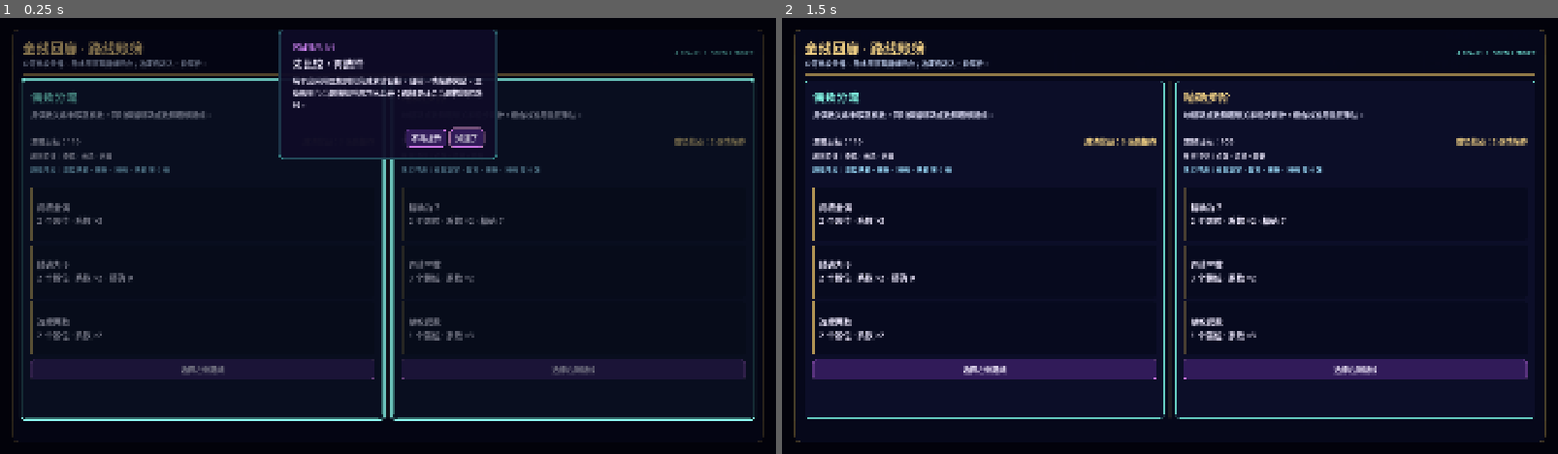
Above: before the commit, frames 1-2 (left to right).
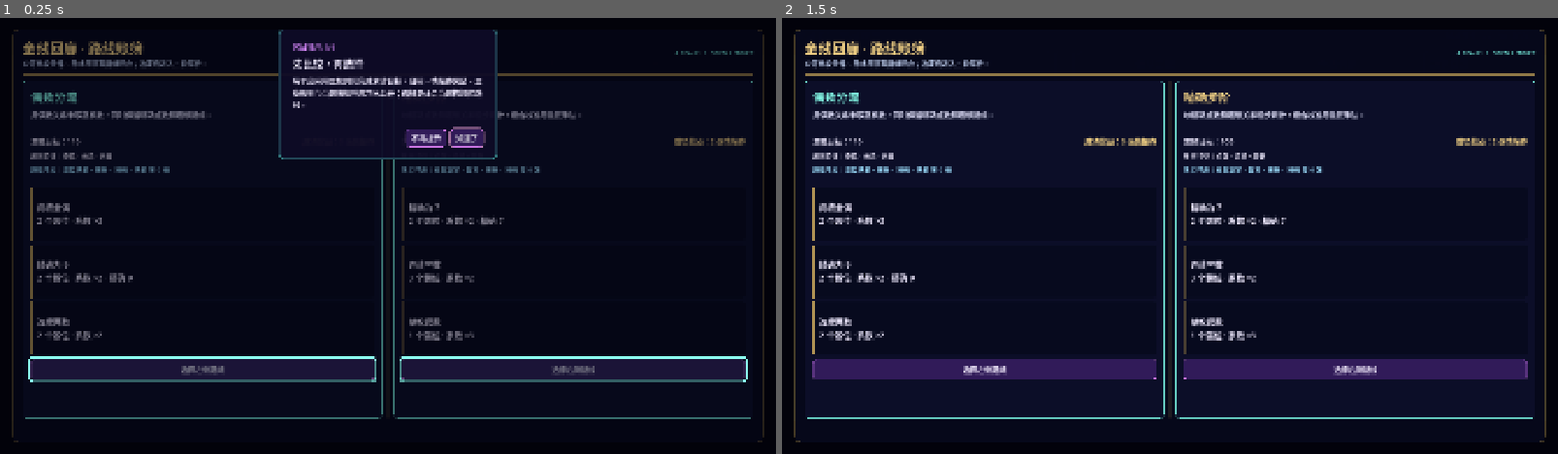
Above: after the commit, the same moments.

Repository: ljq0421/ProjectJoker
Game: Godot game, scene res://scenes/run/gold_corridor_run_screen.tscn
The game is run twice, just before and just after one commit, with the same random seed, the same clock (stepped at 60 frames per second) and the same inputs. This scene is started directly instead of the project's main scene.
Inputs:
- Up to frame 1 (0.25 s): no input
- Up to frame 2 (1.5 s): click "不再提示" at 0.5 s; click "重看引导" at 1.25 s

The runs differ from the first frame. In frame 1, 2.9% of the frame differs, in the area x 2-98%, y 13-93%; in frame 2, nothing differs.

Commit message:
test: verify gold corridor guide layout

Diff:
--- a/scripts/ui/gold_corridor_run_screen.gd
+++ b/scripts/ui/gold_corridor_run_screen.gd
@@ -263,13 +263,9 @@
 func _resolve_guide_target(target_id: StringName) -> Control:
 	match target_id:
 		&"route_left":
-			return route_panel.get_node_or_null(
-				"SafeArea/RouteLedger/LedgerColumn/RoutePages/LeftRoutePage"
-			)
+			return route_panel.get_node_or_null("%LeftRouteButton")
 		&"route_right":
-			return route_panel.get_node_or_null(
-				"SafeArea/RouteLedger/LedgerColumn/RoutePages/RightRoutePage"
-			)
+			return route_panel.get_node_or_null("%RightRouteButton")
 		&"shop_tickets":
 			return shop_screen.get_node_or_null("%TicketLabel")
 		&"shop_deck":
--- /dev/null
+++ b/tests/gold_corridor_guide_layout_self_check.gd
@@ -0,0 +1,261 @@
+extends SceneTree
+
+const LOGICAL_SIZE := Vector2i(1920, 1080)
+const RENDERED_SIZES := [
+	Vector2i(1280, 720),
+	Vector2i(1920, 1080),
+]
+
+var failures: Array[String] = []
+
+func _initialize() -> void:
+	call_deferred("_run")
+
+func _run() -> void:
+	root.content_scale_size = LOGICAL_SIZE
+	root.content_scale_mode = Window.CONTENT_SCALE_MODE_CANVAS_ITEMS
+	root.content_scale_aspect = Window.CONTENT_SCALE_ASPECT_KEEP
+	for rendered_size in RENDERED_SIZES:
+		await _verify_size(rendered_size)
+	if failures.is_empty():
+		print("PASS gold_corridor_guide_layout_self_check")
+		quit(0)
+	else:
+		for failure in failures:
+			push_error(failure)
+		quit(1)
+
+func _verify_size(rendered_size: Vector2i) -> void:
+	root.size = rendered_size
+	var size_label := "%dx%d" % [rendered_size.x, rendered_size.y]
+	var guide_path := OS.get_temp_dir().path_join(
+		"project-joker-gold-guide-layout-%s-%d.cfg" % [
+			size_label,
+			Time.get_ticks_usec(),
+		]
+	)
+	DirAccess.remove_absolute(guide_path)
+	var screen: GoldCorridorRunScreen = load(
+		"res://scenes/run/gold_corridor_run_screen.tscn"
+	).instantiate()
+	screen.guide_config_path = guide_path
+	root.add_child(screen)
+	await _settle()
+	_assert_equal(
+		Vector2i(screen.size),
+		LOGICAL_SIZE,
+		"%s should preserve the logical canvas" % size_label
+	)
+
+	await _assert_checkpoint(screen, &"route", 1, size_label)
+	screen._on_route_selected(
+		screen.get_node("%RouteChoicePanel").get_node("%LeftRouteButton").get_meta("room_id")
+	)
+	await _settle()
+	await _complete_active_encounter(screen)
+	screen._on_shop_requested()
+	await _settle()
+
+	await _assert_checkpoint(screen, &"shop", 2, size_label)
+	screen._on_shop_leave_requested()
+	await _settle()
+	screen._on_route_selected(
+		screen.get_node("%RouteChoicePanel").get_node("%RightRouteButton").get_meta("room_id")
+	)
+	await _settle()
+	await _complete_active_encounter(screen)
+	screen._on_shop_requested()
+	await _settle()
+	screen._on_shop_leave_requested()
+	await _settle()
+
+	_assert_true(
+		screen.area_session.phase == AreaRunSession.Phase.DEALER,
+		"%s should reach the dealer after the second shop" % size_label
+	)
+	await _assert_checkpoint(screen, &"dealer", 3, size_label)
+	await _complete_active_encounter(screen)
+	await _settle()
+
+	await _assert_checkpoint(screen, &"engraving", 4, size_label)
+	screen.queue_free()
+	await process_frame
+	DirAccess.remove_absolute(guide_path)
+
+func _assert_checkpoint(
+	screen: GoldCorridorRunScreen,
+	checkpoint_id: StringName,
+	progress_index: int,
+	size_label: String
+) -> void:
+	var overlay: IronAbacusGuideOverlay = screen.get_node(
+		"%GoldCorridorGuideOverlay"
+	)
+	var bounds := Rect2(Vector2.ZERO, overlay.size)
+	var card: Control = overlay.get_node("%GuideCard")
+	_assert_true(overlay.is_open(), "%s %s guide should open" % [size_label, checkpoint_id])
+	_assert_equal(
+		overlay.active_checkpoint_id(),
+		checkpoint_id,
+		"%s active checkpoint should match" % size_label
+	)
+	_assert_true(
+		bounds.encloses(card.get_rect()),
+		"%s %s guide card should stay in bounds; bounds=%s card=%s"
+			% [size_label, checkpoint_id, bounds, card.get_rect()]
+	)
+	_assert_equal(
+		overlay.mouse_filter,
+		Control.MOUSE_FILTER_STOP,
+		"%s %s open guide should block background input" % [size_label, checkpoint_id]
+	)
+	_assert_true(
+		overlay.z_index > screen.get_node("%AreaCompletePanel").z_index,
+		"%s %s guide should render above completion" % [size_label, checkpoint_id]
+	)
+	_assert_equal(
+		overlay.get_node("%GuideProgress").text,
+		"区域提示 %d/4" % progress_index,
+		"%s %s guide progress copy should be exact" % [size_label, checkpoint_id]
+	)
+
+	var card_spec := screen.guide_flow.card_spec(checkpoint_id)
+	var targets := _resolve_targets(screen, card_spec)
+	var focus_layer: Control = overlay.get_node("%GuideFocusFrames")
+	_assert_equal(
+		focus_layer.get_child_count(),
+		targets.size(),
+		"%s %s should expose one focus frame per real target" % [size_label, checkpoint_id]
+	)
+	for frame_index in range(mini(focus_layer.get_child_count(), targets.size())):
+		var frame: Control = focus_layer.get_child(frame_index)
+		var expected := _expected_focus_rect(overlay, targets[frame_index], bounds)
+		_assert_true(
+			bounds.encloses(frame.get_rect()),
+			"%s %s focus frame %d should stay in bounds; bounds=%s frame=%s"
+				% [size_label, checkpoint_id, frame_index, bounds, frame.get_rect()]
+		)
+		_assert_true(
+			frame.position.is_equal_approx(expected.position)
+				and frame.size.is_equal_approx(expected.size),
+			"%s %s focus frame %d should track its real target; expected=%s actual=%s"
+				% [size_label, checkpoint_id, frame_index, expected, frame.get_rect()]
+		)
+		var overlap := card.get_rect().intersection(frame.get_rect())
+		_assert_true(
+			not overlap.has_area(),
+			"%s %s guide card should not overlap focus frame %d; card=%s frame=%s overlap=%s"
+				% [
+					size_label,
+					checkpoint_id,
+					frame_index,
+					card.get_rect(),
+					frame.get_rect(),
+					overlap,
+				]
+		)
+
+	var card_global := card.get_global_rect()
+	for button_name in ["GuideDismissButton", "GuideAcknowledgeButton"]:
+		var button: Button = overlay.get_node("%" + button_name)
+		_assert_true(
+			card_global.encloses(button.get_global_rect()),
+			"%s %s %s should stay inside the guide card"
+				% [size_label, checkpoint_id, button_name]
+		)
+	overlay.acknowledge_current()
+	_assert_true(
+		not overlay.is_open(),
+		"%s %s acknowledgement should close the guide" % [size_label, checkpoint_id]
+	)
+	_assert_equal(
+		focus_layer.get_child_count(),
+		0,
+		"%s %s close should remove all focus frames" % [size_label, checkpoint_id]
+	)
+	_assert_equal(
+		overlay.mouse_filter,
+		Control.MOUSE_FILTER_IGNORE,
+		"%s %s close should restore ignored background input" % [size_label, checkpoint_id]
+	)
+	await process_frame
+
+func _resolve_targets(
+	screen: GoldCorridorRunScreen,
+	card_spec: Dictionary
+) -> Array[Control]:
+	var targets: Array[Control] = []
+	for target_id in card_spec.get("target_ids", []):
+		var target := screen._resolve_guide_target(target_id)
+		_assert_true(target != null, "guide target %s should resolve through the screen" % target_id)
+		if target != null:
+			targets.append(target)
+	return targets
+
+func _expected_focus_rect(
+	overlay: IronAbacusGuideOverlay,
+	target: Control,
+	overlay_bounds: Rect2
+) -> Rect2:
+	var overlay_global := overlay.get_global_rect()
+	var target_global := _target_content_rect(target)
+	var candidate := Rect2(
+		target_global.position - overlay_global.position,
+		target_global.size
+	).grow(IronAbacusGuideOverlay.FOCUS_PADDING)
+	var fitted_size := Vector2(
+		min(candidate.size.x, overlay_bounds.size.x),
+		min(candidate.size.y, overlay_bounds.size.y)
+	)
+	var fitted_position := Vector2(
+		clampf(
+			candidate.position.x,
+			overlay_bounds.position.x,
+			overlay_bounds.end.x - fitted_size.x
+		),
+		clampf(
+			candidate.position.y,
+			overlay_bounds.position.y,
+			overlay_bounds.end.y - fitted_size.y
+		)
+	)
+	return Rect2(fitted_position, fitted_size)
+
+func _target_content_rect(target: Control) -> Rect2:
+	if target is GridContainer:
+		var child_bounds := Rect2()
+		var has_child_bounds := false
+		for child in target.get_children():
+			var child_control := child as Control
+			if child_control == null or not child_control.visible:
+				continue
+			if has_child_bounds:
+				child_bounds = child_bounds.merge(child_control.get_global_rect())
+			else:
+				child_bounds = child_control.get_global_rect()
+				has_child_bounds = true
+		if has_child_bounds:
+			return child_bounds
+	return target.get_global_rect()
+
+func _complete_active_encounter(screen: GoldCorridorRunScreen) -> void:
+	screen.area_session.encounter_session.target_total = 0
+	for round_index in range(ThreeRoundEncounterSession.ROUND_COUNT):
+		var report := screen.area_session.encounter_session.current_session.commit()
+		screen._on_round_committed(report)
+		await _settle()
+		if round_index < ThreeRoundEncounterSession.ROUND_COUNT - 1:
+			screen._on_next_round_requested()
+			await _settle()
+
+func _settle() -> void:
+	await process_frame
+	await process_frame
+	await process_frame
+
+func _assert_equal(actual: Variant, expected: Variant, message: String) -> void:
+	_assert_true(actual == expected, "%s; expected=%s actual=%s" % [message, expected, actual])
+
+func _assert_true(value: bool, message: String) -> void:
+	if not value:
+		failures.append(message)
Not shown, added: tests/gold_corridor_guide_layout_self_check.gd.uid
